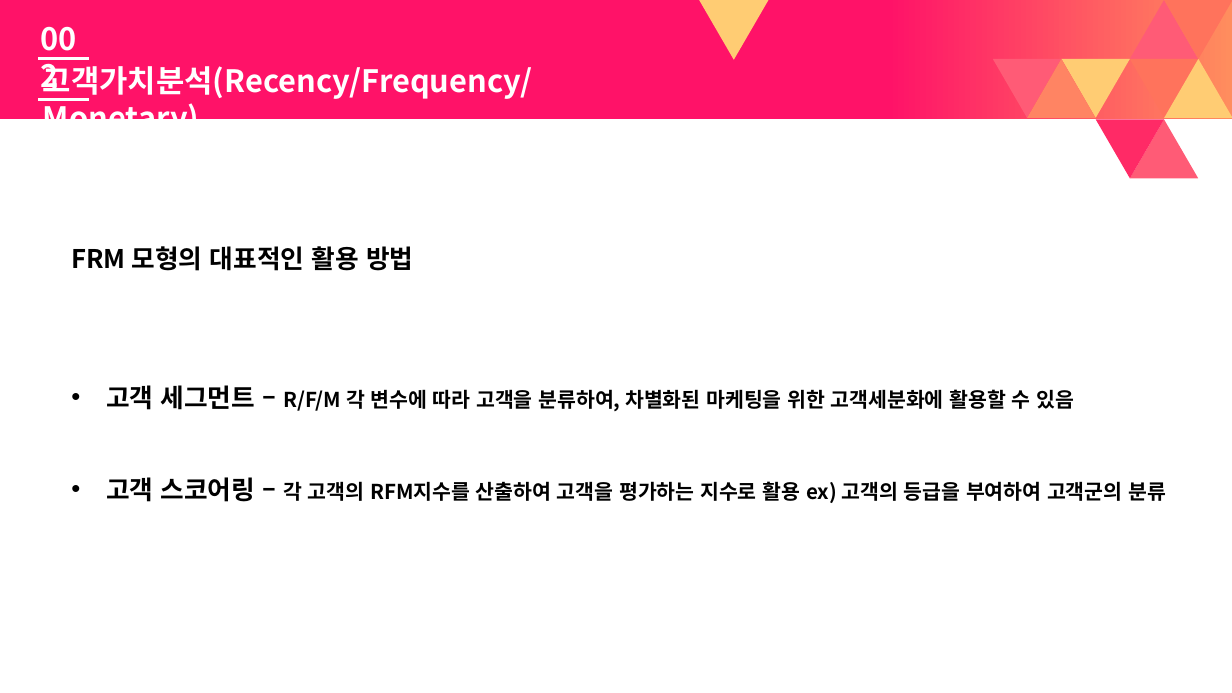
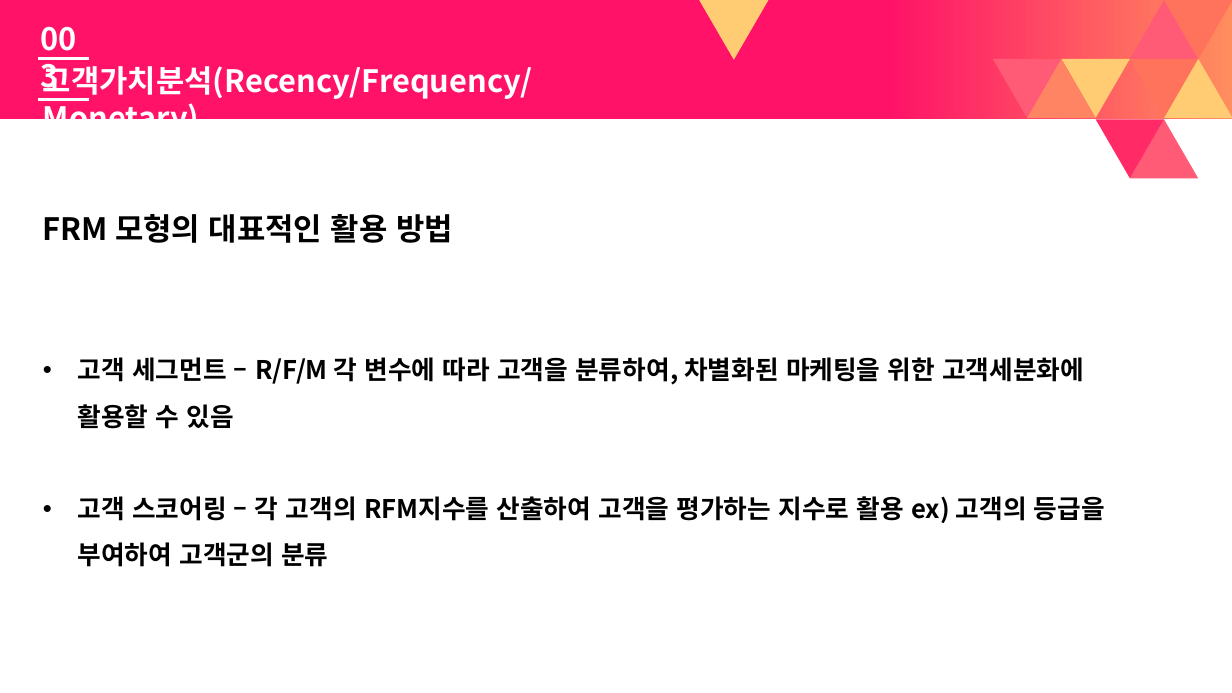
Before and after one commit to vlufoot/smu_team_6, a slide deck: slide 11 of 빅데이터 Presentation darft.pptx. Drawn at 1232x693 pixels with LibreOffice and Linux fonts; fonts in the diff are those of the drawing. Boxes give left, top, right and bottom in pixels: in the first picture for what was removed or moved away, otherwise in the second. Text is boxed around its words. In the diff, an @@ line names an element or a change of style, - is before the commit and + after.

```diff
--- a/빅데이터 Presentation darft.pptx
+++ b/빅데이터 Presentation darft.pptx
@@ text "FRM 모형의 대표적인 활용 방법": place and size @@
-text "FRM 모형의 대표적인 활용 방법" at <box>71,246,1166,503</box>
+text "FRM 모형의 대표적인 활용 방법" at <box>43,214,1105,567</box>
@@ text "FRM 모형의 대표적인 활용 방법" at <box>43,214,1105,567</box>: size 20 to 24 pt in "FRM 모형의 대표적인 활용 방법"; size 16 to 20 pt in "R/F/M 각 변수에 따라 고객을 분류하여, 차별화된 ...", "각 고객의 RFM지수를 산출하여 고객을 평가하는 지수로 ..." @@
```
Also in this commit, not shown: 17 other slides changed, 13 slides added.
